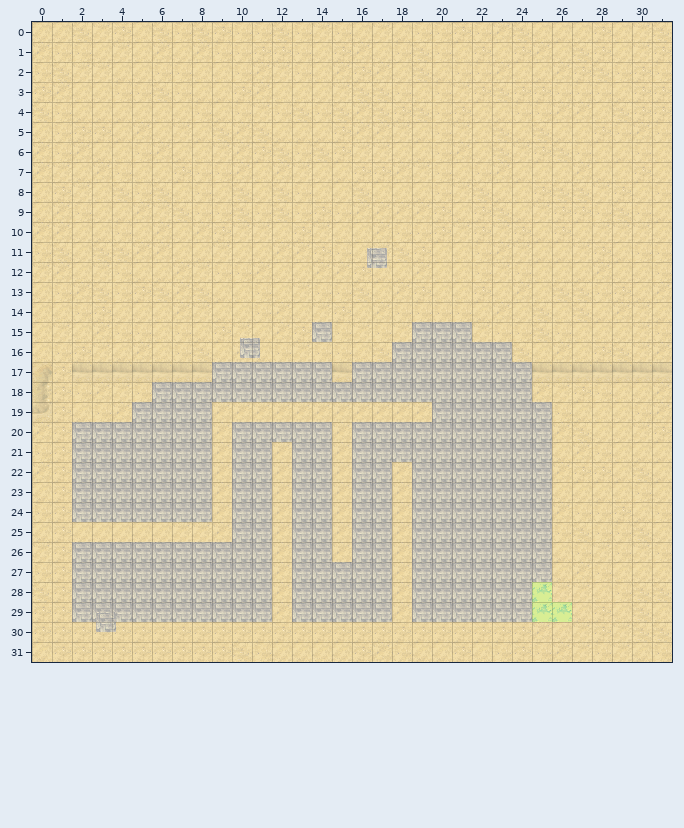
Level history. Tiled map: android/assets/maps/32/level0.tmx. This is how it looked before the edit.
Cells are 32x32 px. Shown: x 0..31, y 0..31.
The same view after the edit:
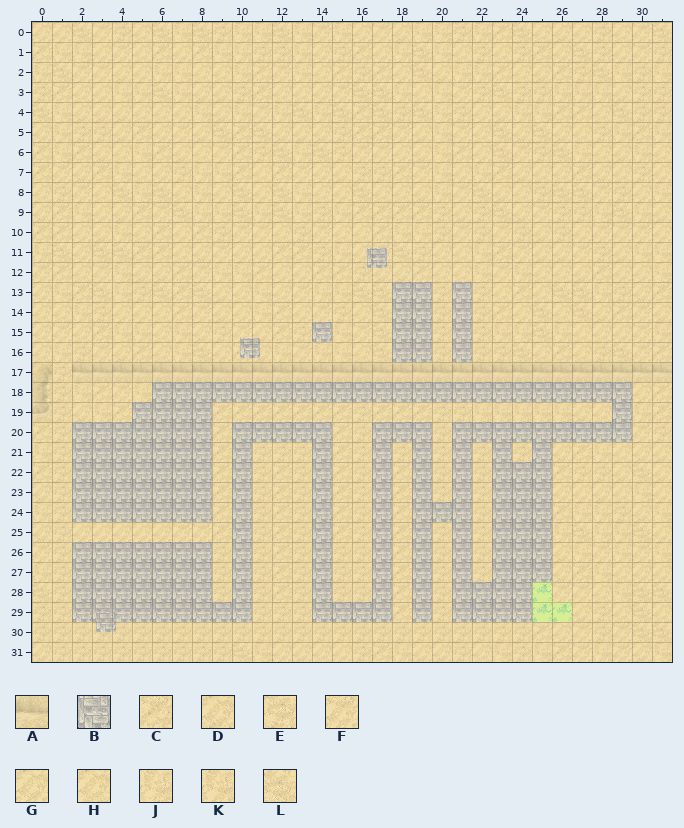
Key: from "ground_tiles": A 55 "0", B 67 "0", C 106 "0", D 107 "0", E 108 "0", F 127 "0", G 128 "0", H 129 "0", J 148 "0", K 149 "0", L 150 "0".
_ is an empty cell.
Tiles replaced or removed in this view: B, C, D, E, F, G, H, J, K, L.
Changes in this commit:
Changed rows in their new state; . is an unchanged cell.
Layer "Tile Layer 1":
first column x 9:
13 ........LBBEB........
14 ........LBBEBE.......
15 ........LB.E.E.......
16 ...........E.EE......
17 AAAAAA.AAAAAAAAA.....
18 ................BBBBB
19 .......E...EEJJJJ...B
20 .......E...E.....BBBB
21 ..EEE..E.E.E.E.E.....
22 ..E.E..E...E.E.......
23 ..E.E..E...E.E.......
24 ..E.E..E.....E.......
25 ..E.E..E...E.E.......
26 E.E.E.EE...E.E.......
27 E.E.E.EE...E.E.......
28 E.E.E.EE...E.........
29 ..EEE......E.........
Boxes around the changes in both pictures, in picture pixels (x1, y1, x2, y2):
changed: (332, 282, 632, 622)
changed: (212, 362, 332, 382)
changed: (252, 442, 312, 622)
changed: (212, 542, 232, 602)
